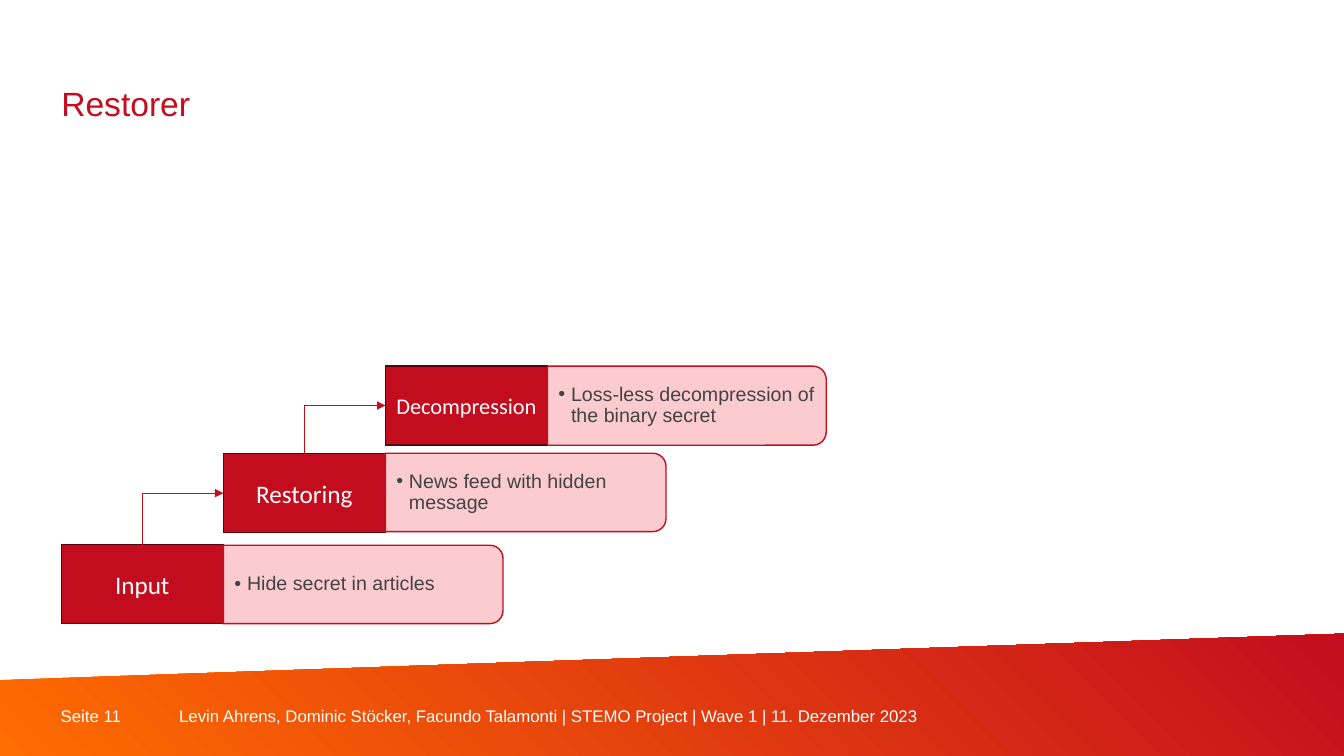
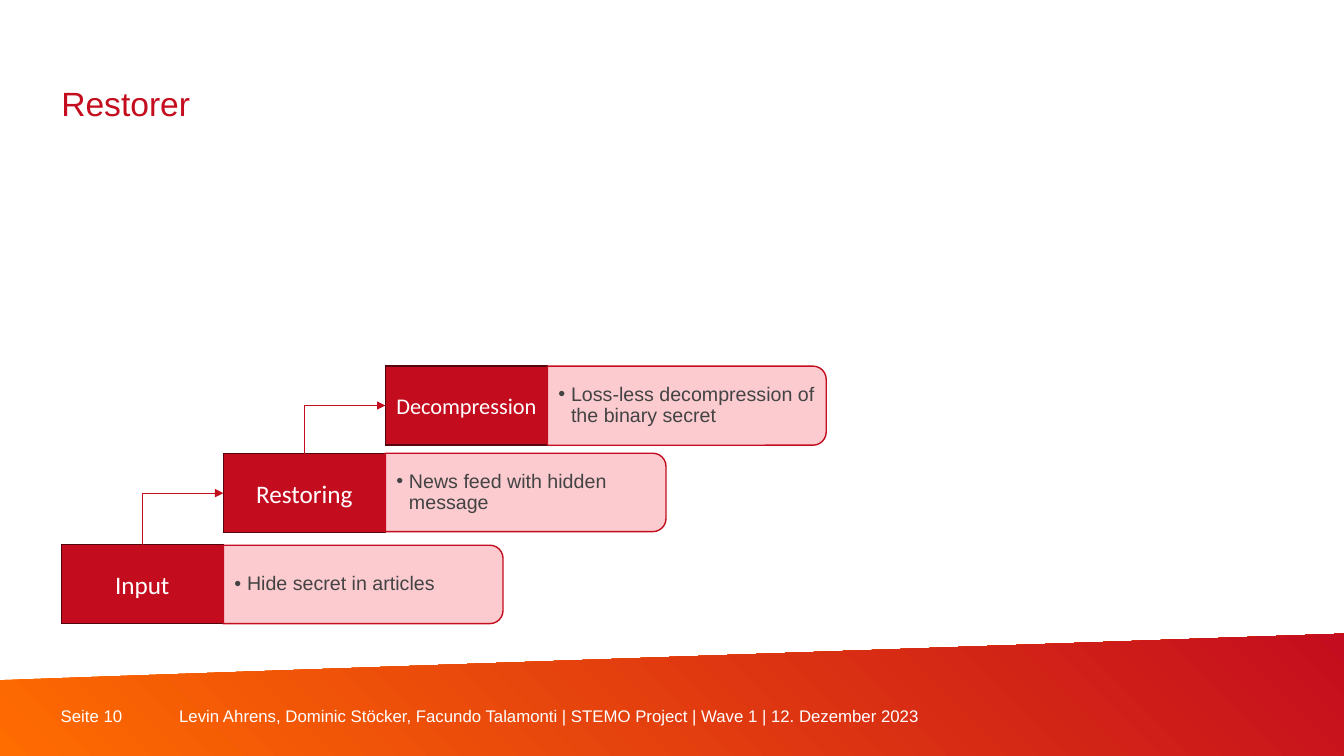
Before and after one commit to StoeckOverflow/steganography-with-llama, a slide deck: slide 10 of documentation/20231114_stemo_midterm.pptx (slide 11 before the commit). Drawn at 1344x756 pixels with LibreOffice and Linux fonts; fonts in the diff are those of the drawing; background and template pictures are left out. Boxes give left, top, right and bottom in pixels: in the first picture for what was removed or moved away, otherwise in the second. Text is boxed around its words. In the diff, an @@ line names an element or a change of style, - is before the commit and + after.

```diff
--- a/documentation/20231114_stemo_midterm.pptx
+++ b/documentation/20231114_stemo_midterm.pptx
@@ page number at (61, 710, 123, 722): text changed @@
-Seite 11
+Seite 10
@@ text at (179, 710, 918, 726): text changed @@
-Levin Ahrens, Dominic Stöcker, Facundo Talamonti | STEMO Project | Wave 1 | 11. Dezember 2023
+Levin Ahrens, Dominic Stöcker, Facundo Talamonti | STEMO Project | Wave 1 | 12. Dezember 2023
```
Also in this commit, not shown: 16 other slides changed, 1 slide removed.
